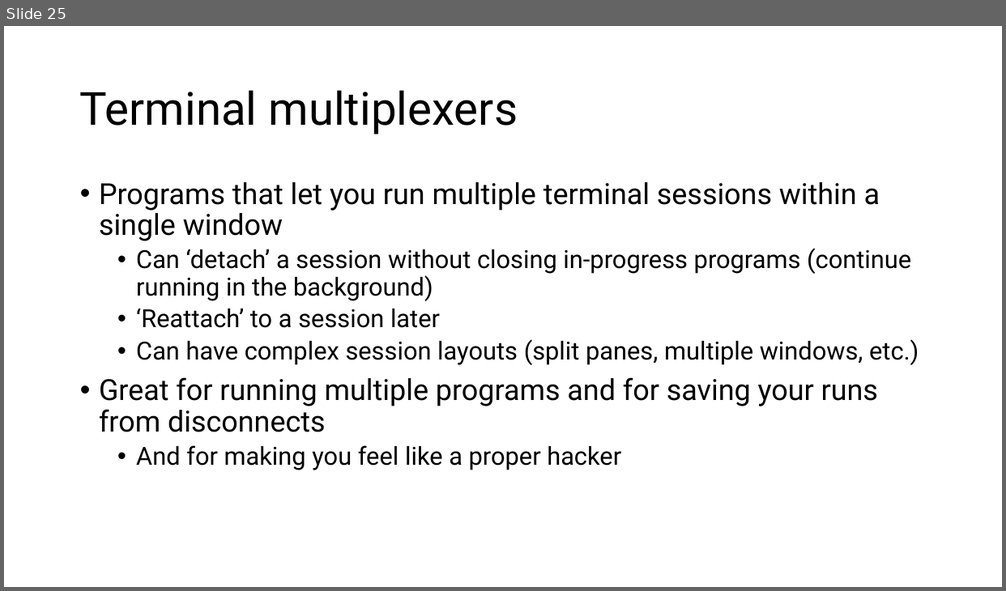
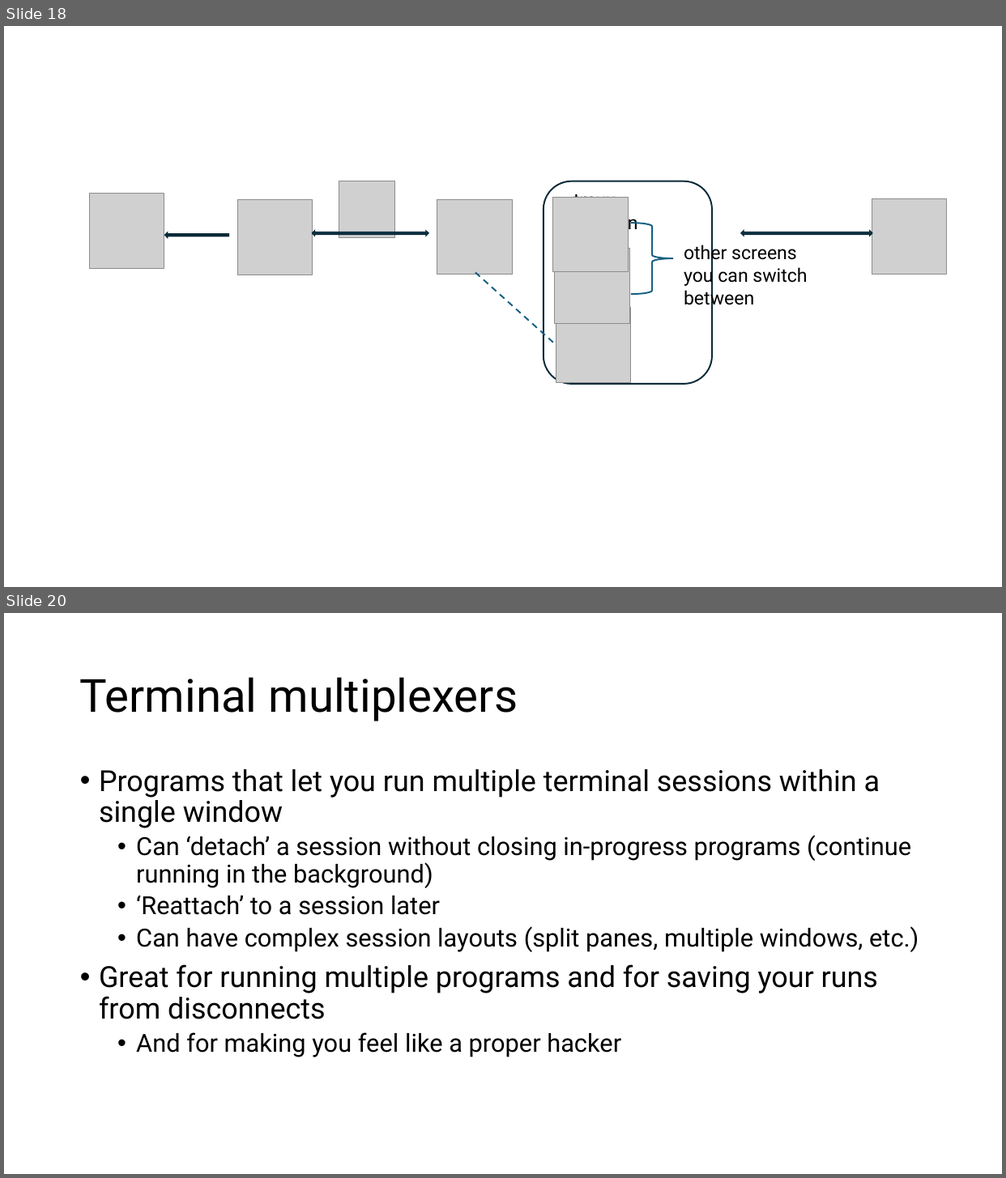
Before and after one commit to harvardinformatics/short-trainings, a slide deck: cmd-line-101/cmdline_tips_draft.pptx. Shown one above the other, each under a label of ours: slide 25 before the commit, slides 18 and 20 after it; the slides between them are not shown. The pictures are 1006x591 and 1006x1178 pixels, drawn with LibreOffice and Linux fonts; fonts in the diff are those of the drawing; grey boxes stand for pictures. Boxes give left, top, right and bottom in pixels: in the first picture for what was removed or moved away, otherwise in the second. Text is boxed around its words. In the diff, an @@ line names an element or a change of style, - is before the commit and + after.

```diff
--- a/cmd-line-101/cmdline_tips_draft.pptx
+++ b/cmd-line-101/cmdline_tips_draft.pptx
@@ slide 18 added at [4,26,1002,587], background #FFFFFF @@
@@ picture added at [89,194,164,268] @@
@@ picture added at [339,182,394,238] @@
@@ rounded rectangle added at [543,182,712,385], outline #092A39 1.5 pt @@
@@ text added at [573,190,637,233], 18 pt, text #000000 @@
+tmux session
@@ picture added at [237,200,313,275] @@
@@ picture added at [437,199,513,275] @@
@@ picture added at [552,198,628,272] @@
@@ picture added at [872,199,948,275] @@
@@ left arrow added at [165,233,228,237], fill #156082, outline #092A39 1.5 pt @@
@@ left right arrow added at [313,231,428,235], fill #156082, outline #092A39 1.5 pt @@
@@ right brace added at [632,223,673,294], outline #156082 1.5 pt @@
@@ text added at [684,243,807,309], 18 pt, text #000000 @@
+other screens you can switch between
@@ left right arrow added at [741,231,872,235], fill #156082, outline #092A39 1.5 pt @@
@@ picture added at [555,248,630,323] @@
@@ line added from (475, 272) to (556, 345), #156082 1.5 pt dashed @@
@@ picture added at [556,308,632,382] @@
@@ what was slide 25 is now slide 20 @@
```
Also in this commit, not shown: 21 slides changed, 13 other slides added.
